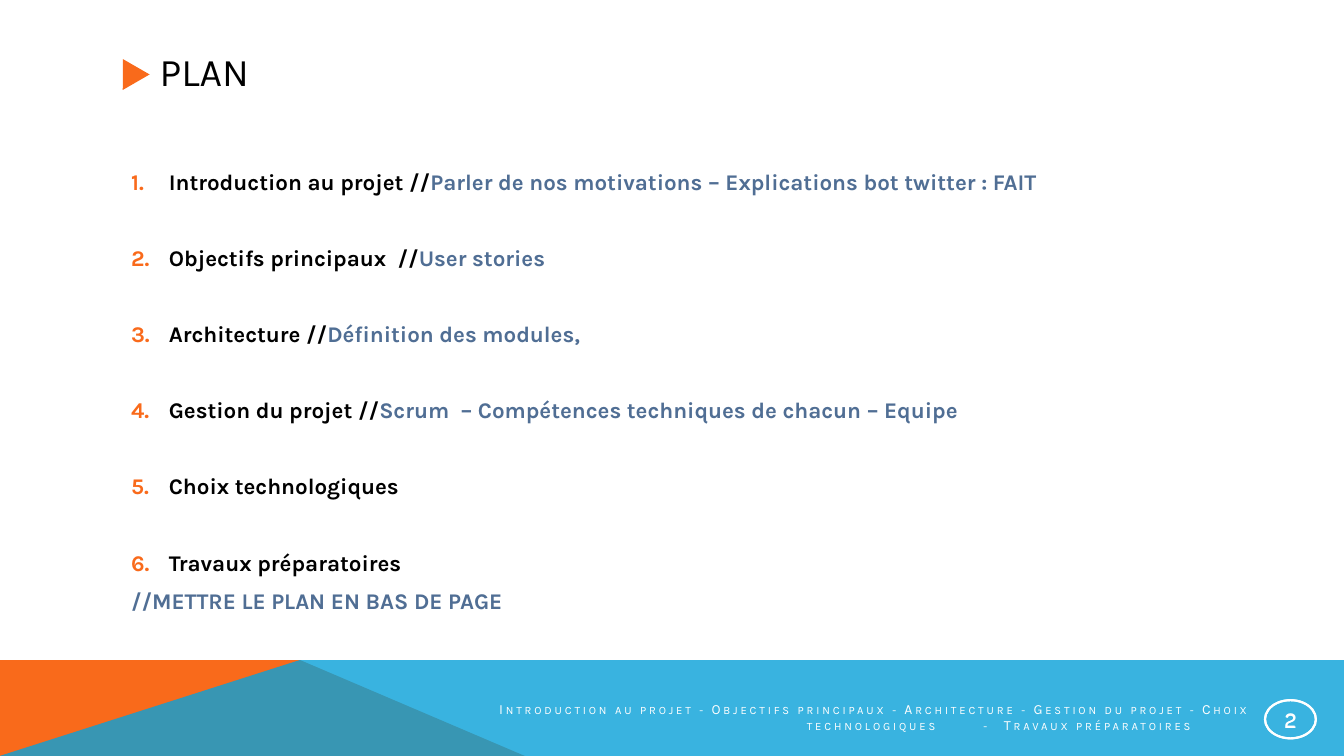
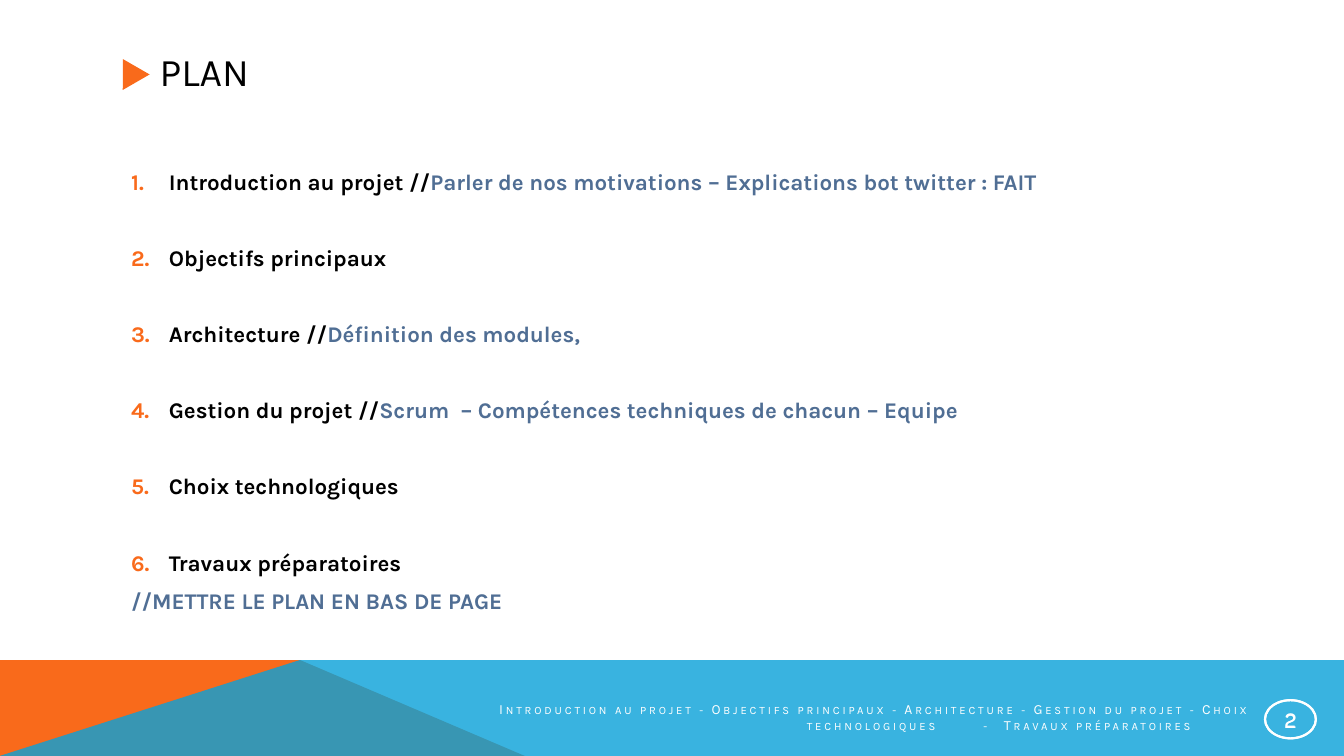
Before and after one commit to NotAVeryIntelligentSystem/NARVIS, a slide deck: slide 2 of Presentation/PrésentationNarvis_2.pptx. Drawn at 1344x756 pixels with LibreOffice and Linux fonts; fonts in the diff are those of the drawing. Boxes give left, top, right and bottom in pixels: in the first picture for what was removed or moved away, otherwise in the second. Text is boxed around its words. In the diff, an @@ line names an element or a change of style, - is before the commit and + after.

```diff
--- a/Presentation/PrésentationNarvis_2.pptx
+++ b/Presentation/PrésentationNarvis_2.pptx
@@ text at [169, 250, 386, 272]: text changed @@
-2. Objectifs principaux //User stories
+2. Objectifs principaux
```
Also in this commit, not shown: 6 other slides changed, 1 slide added.
